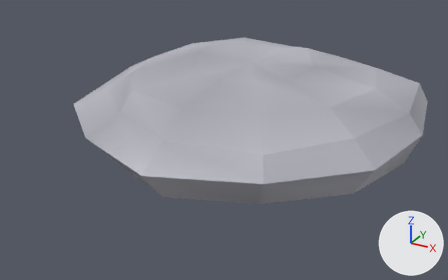
Renders of the glTF model models/Cosmetic_StoneCap.glb from each side of a commit.
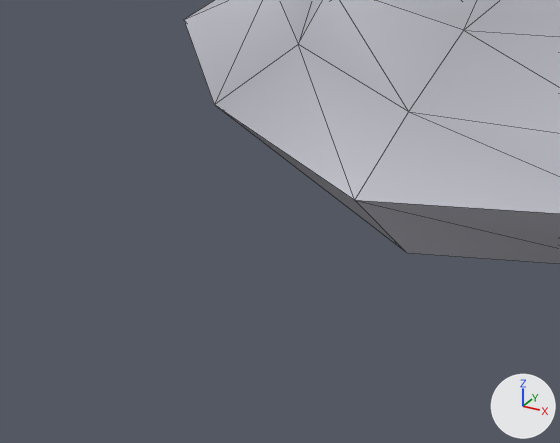
Old and new are each drawn whole from a 50 mm camera at (0.943, -1.908, 1.488) aimed at (0.006, -0.205, 0.637) and again close up on the part from 0% to 50% of the width and 34% to 97% of the height. Lighting does not change. The marker at lower right points along +X, +Y and +Z. The last two pictures show the newer version. The close-ups show mesh edges as thin lines. Vertices at exactly the same position are counted once.

The older version as bpy lines, for what is in view:
```python
me_sphere_001 = bpy.data.meshes.new('Sphere.001')
me_sphere_001.from_pydata(...)  # 79 vertices, 124 faces; spans x -0.613..0.618, y -0.669..0.603, z 0.514..0.875
# faces by material slot: [112, 12]
me_sphere_001.materials.append(mat_stonecap_stone)
me_sphere_001.materials.append(mat_stonecap_inner)
ob_cosmetic_stonecap = bpy.data.objects.new('Cosmetic_StoneCap', me_sphere_001)
ob_cosmetic_stonecap.location = (0.0, 0.0, 0.0)
```
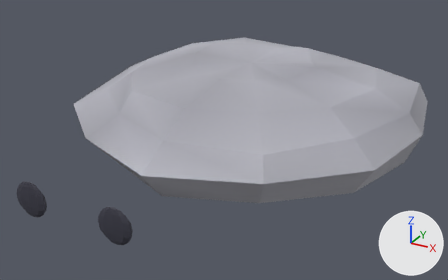
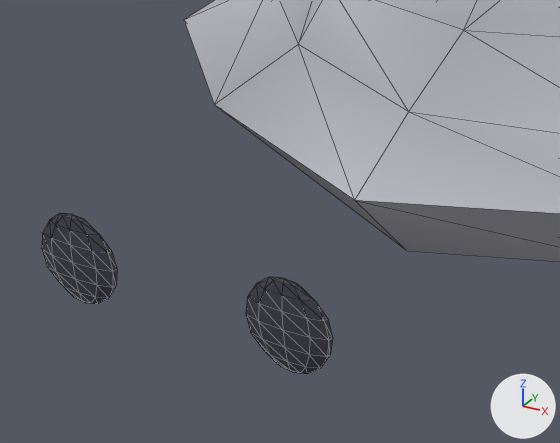
The edits, one by one:
me_sphere_001 is used by ob_cosmetic_stonecap; location (0.0, 0.0, 0.0).
me_sphere_001 had 79 vertices, 124 faces and spanned x -0.613..0.618, y -0.669..0.603, z 0.514..0.875.
me_sphere_001 now has 201 vertices, 386 faces and spans x -0.613..0.618, y -0.959..0.603, z 0.517..0.875.
me_sphere_001 part 1: a new loose piece of 64 vertices spanning x -0.178..-0.082, y -0.959..-0.941, z 0.683..0.783, in mat_stonecap_stone.
me_sphere_001 part 2: a new loose piece of 64 vertices spanning x 0.082..0.178, y -0.959..-0.941, z 0.683..0.783, in mat_stonecap_stone.
Part 3, on me_sphere_001:
4 vertices are removed from x -0.314..0.571, y -0.44..0.443, z 0.525..0.605.
10 faces are deleted.
9 vertices in x -0.504..0.491, y -0.575..0.58, z 0.514..0.601 move by (0.0, 0.0, 0.003).
3 vertices in x -0.59..0.276, y -0.479..0.361, z 0.526..0.597 move by (0.0, 0.0, 0.002).
4 vertices are added at (0.571, 0.0, 0.596), (-0.256, 0.443, 0.608), (-0.314, 0.181, 0.528), (-0.254, -0.44, 0.608).
24 new faces join them.
Other edits to the shape of me_sphere_001 do not show in these pictures.
me_sphere_001 no longer uses material mat_stonecap_inner.

Where the change shows, as pixel boxes (x1, y1, x2, y2) in the close-ups (560 x 443 px; the box of a moved part takes in the faces that stretch with it):
'Cosmetic_StoneCap', reshaped
    before: (184, 0, 560, 264)
    after: (42, 0, 560, 374)
part 1 of me_sphere_001, added
    after: (42, 213, 117, 304)
part 2 of me_sphere_001, added
    after: (246, 277, 333, 374)
part 3 of me_sphere_001, moved or reshaped
    before: (219, 108, 560, 264)
    after: (219, 108, 560, 262)
